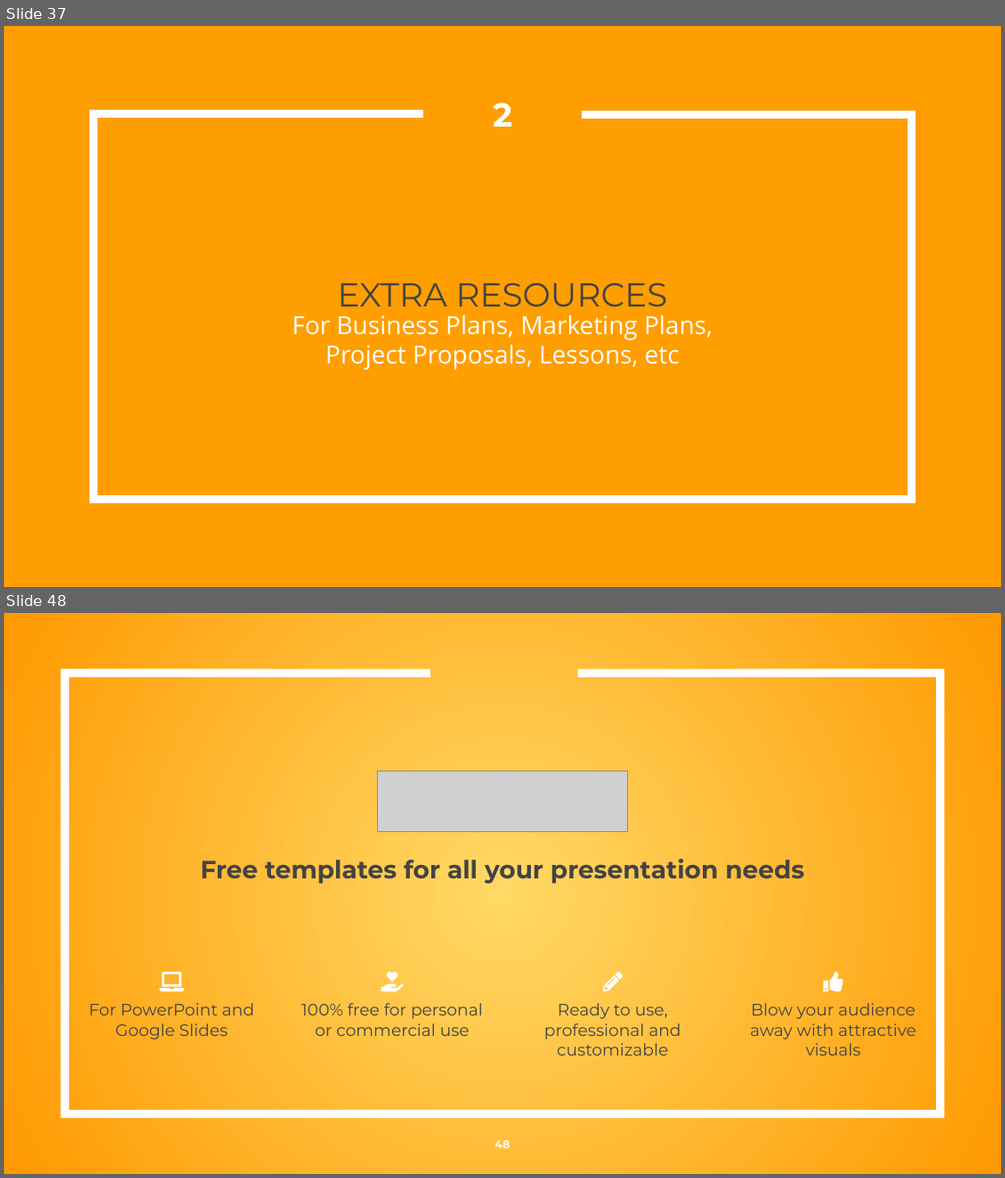
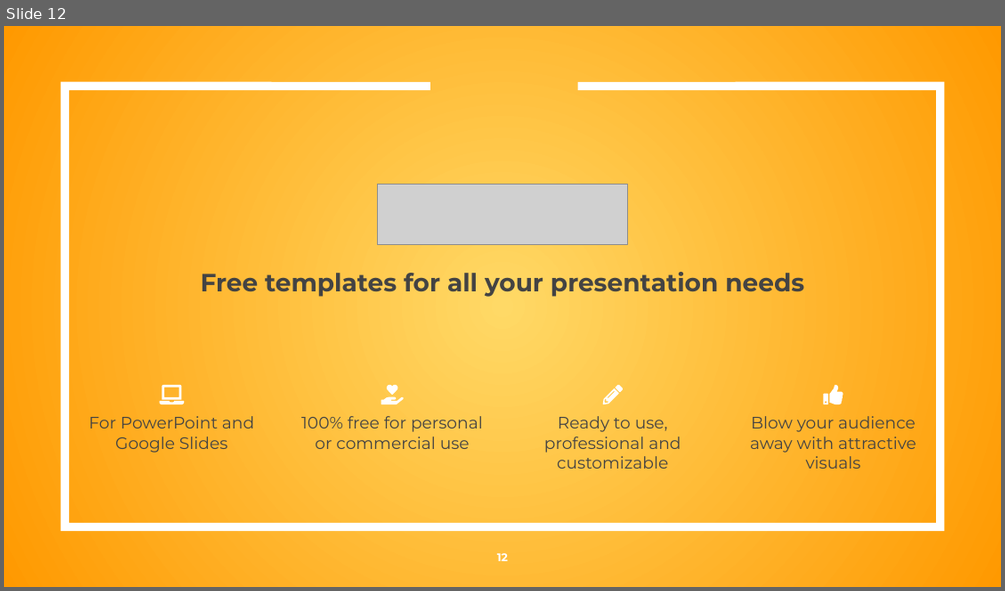
Before and after one commit to britt-emm/CGGroupProject, a slide deck: Wildfire_Group_Proj.pptx. Shown one above the other, each under a label of ours: slides 37 and 48 before the commit, slide 12 after it; the slides between them are not shown. The pictures are 1005x1178 and 1005x591 pixels, drawn with LibreOffice and Linux fonts; fonts in the diff are those of the drawing; grey boxes stand for pictures. Boxes give left, top, right and bottom in pixels: in the first picture for what was removed or moved away, otherwise in the second. Text is boxed around its words. In the diff, an @@ line names an element or a change of style, - is before the commit and + after.

```diff
--- a/Wildfire_Group_Proj.pptx
+++ b/Wildfire_Group_Proj.pptx
@@ slide 37 removed at [4, 26, 1001, 587], background #FF9E00 @@
@@ text removed at [493, 103, 512, 127] @@
-2
@@ freeform shape removed at [93, 114, 911, 499] @@
@@ title removed at [338, 282, 668, 315] @@
-EXTRA RESOURCES
@@ subtitle removed at [292, 314, 712, 370] @@
-For Business Plans, Marketing Plans,
-Project Proposals, Lessons, etc
@@ what was slide 48 is now slide 12 @@
@@ page number at [497, 553, 508, 561]: text changed @@
-48
+12
```
Also in this commit, not shown: 9 slides changed, 1 slide added, 36 other slides removed.
